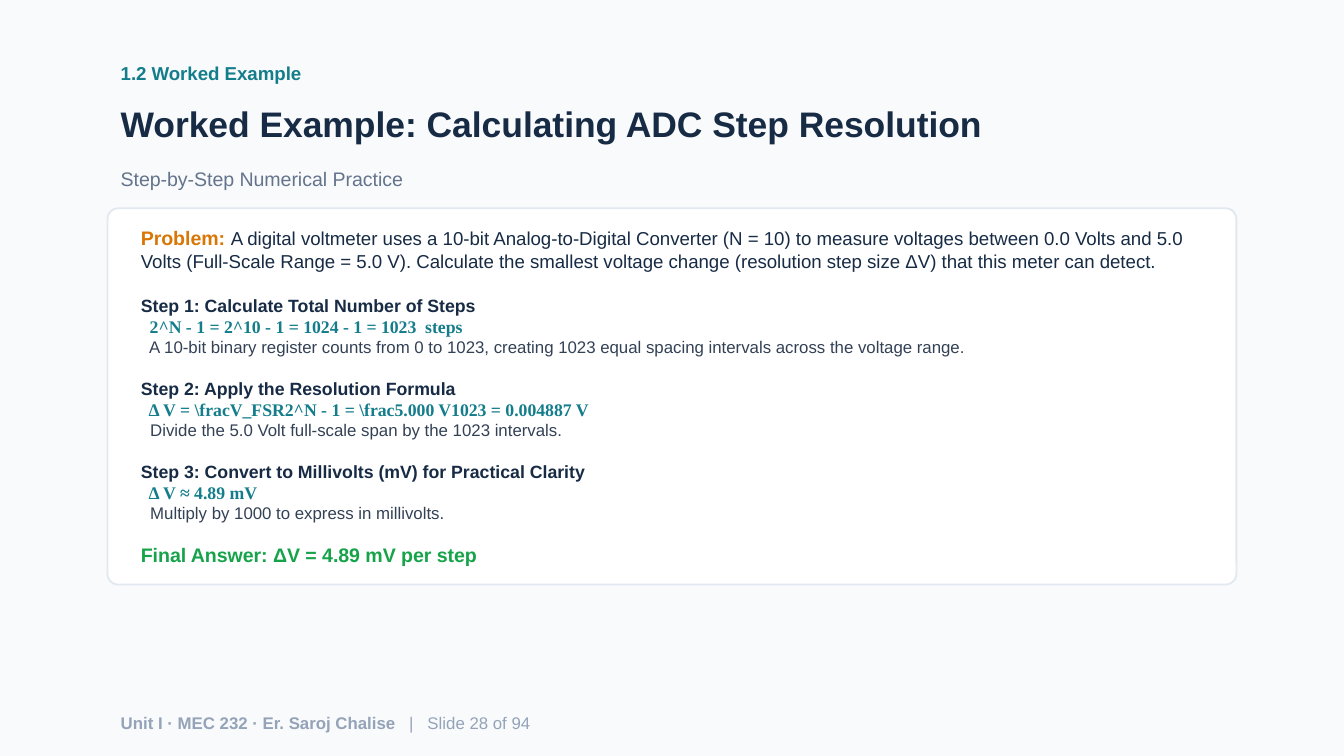
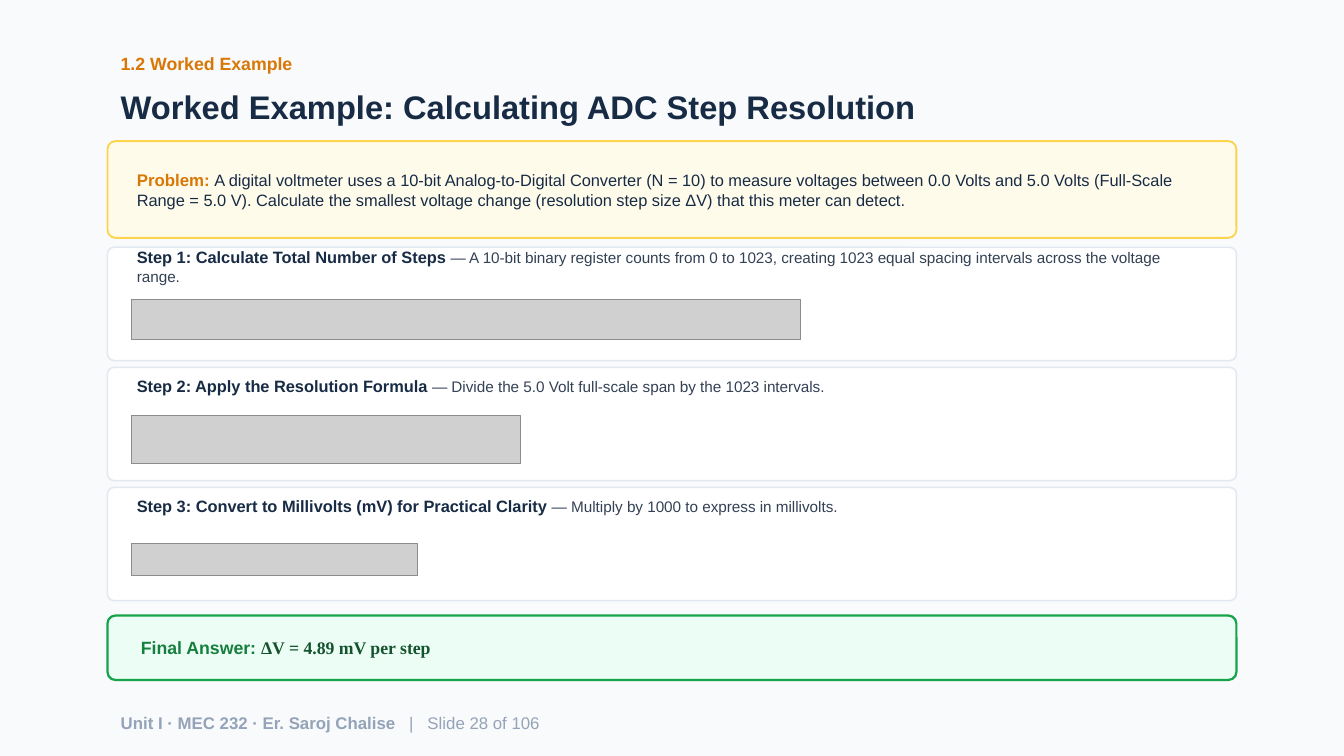
Before and after one commit to chalisesaroj/learnfromsaroj, a slide deck: slide 28 of Unit1_Fundamentals_of_Measurement_Systems.pptx. Drawn at 1344x756 pixels with LibreOffice and Linux fonts; fonts in the diff are those of the drawing; grey boxes stand for pictures. Boxes give left, top, right and bottom in pixels: in the first picture for what was removed or moved away, otherwise in the second. Text is boxed around its words. In the diff, an @@ line names an element or a change of style, - is before the commit and + after.

```diff
--- a/Unit1_Fundamentals_of_Measurement_Systems.pptx
+++ b/Unit1_Fundamentals_of_Measurement_Systems.pptx
@@ text "1.2 Worked Example": place and size @@
-text "1.2 Worked Example" at [121,66,302,84]
+text "1.2 Worked Example" at [121,57,293,74]
@@ text "1.2 Worked Example" at [121,57,293,74]: size 10 to 9.5 pt, text colour #147D8B to #D97706 @@
@@ text "Worked Example: Calculating ADC Step ...": place and size @@
-text "Worked Example: Calculating ADC Step ..." at [121,111,982,145]
+text "Worked Example: Calculating ADC Step ..." at [121,95,915,125]
@@ text "Worked Example: Calculating ADC Step ..." at [121,95,915,125]: size 19 to 17.5 pt @@
@@ rounded rectangle: place and size @@
-rounded rectangle at [121,172,403,190]
+rounded rectangle at [108,141,1236,238]
@@ rounded rectangle at [108,141,1236,238]: fill none to #FFFBEB; outline none to #FCD34D 1 pt @@
@@ text in rounded rectangle at [121,172,403,190]: text removed @@
-Step-by-Step Numerical Practice
@@ text added at [137,173,1172,209], 8.8 pt, text #172B45 @@
+Problem: A digital voltmeter uses a 10-bit Analog-to-Digital Converter (N = 10) to measure voltages between 0.0 Volts and 5.0 Volts (Full-Scale Range = 5.0 V). Calculate the smallest voltage change (resolution step size ΔV) that this meter can detect.
@@ text removed at [141,230,1183,566] @@
-Problem: A digital voltmeter uses a 10-bit Analog-to-Digital Converter (N = 10) to measure voltages between 0.0 Volts and 5.0 Volts (Full-Scale Range = 5.0 V). Calculate the smallest voltage change (resolution step size ΔV) that this meter can detect.
-Step 1: Calculate Total Number of Steps
-2^N - 1 = 2^10 - 1 = 1024 - 1 = 1023 steps
-A 10-bit binary register counts from 0 to 1023, creating 1023 equal spacing intervals across the voltage range.
-Step 2: Apply the Resolution Formula
-Δ V = \fracV_FSR2^N - 1 = \frac5.000 V1023 = 0.004887 V
-Divide the 5.0 Volt full-scale span by the 1023 intervals.
-Step 3: Convert to Millivolts (mV) for Practical Clarity
-Δ V ≈ 4.89 mV
-Multiply by 1000 to express in millivolts.
-Final Answer: ΔV = 4.89 mV per step
@@ rounded rectangle added at [108,247,1236,360], fill #FFFFFF, outline #E2E8F0 0.8 pt @@
@@ text added at [137,251,1160,285], 8.2 pt, text #334155 @@
+Step 1: Calculate Total Number of Steps — A 10-bit binary register counts from 0 to 1023, creating 1023 equal spacing intervals across the voltage range.
@@ picture added at [132,300,801,340] @@
@@ rounded rectangle: place and size @@
-rounded rectangle at [108,208,1236,585]
+rounded rectangle at [108,367,1236,480]
@@ rounded rectangle at [108,367,1236,480]: outline #E2E8F0 1 pt to #E2E8F0 0.8 pt; proportions changed @@
@@ text added at [137,380,825,396], 8.2 pt, text #334155 @@
+Step 2: Apply the Resolution Formula — Divide the 5.0 Volt full-scale span by the 1023 intervals.
@@ picture added at [132,415,520,464] @@
@@ rounded rectangle added at [108,488,1236,601], fill #FFFFFF, outline #E2E8F0 0.8 pt @@
@@ text added at [137,500,838,516], 8.8 pt, text #172B45, bold @@
+Step 3: Convert to Millivolts (mV) for Practical Clarity — Multiply by 1000 to express in millivolts.
@@ picture added at [132,543,418,575] @@
@@ rounded rectangle added at [108,616,1236,680], fill #ECFDF5, outline #16A34A 1.2 pt @@
@@ text added at [141,641,430,658], 9.5 pt, text #14532D, bold @@
+Final Answer: ΔV = 4.89 mV per step
@@ text at [121,717,540,733]: text changed @@
-Unit I · MEC 232 · Er. Saroj Chalise | Slide 28 of 94
+Unit I · MEC 232 · Er. Saroj Chalise | Slide 28 of 106
```
Also in this commit, not shown: 92 other slides changed, 13 slides added, 1 slide removed, 41 other files.
